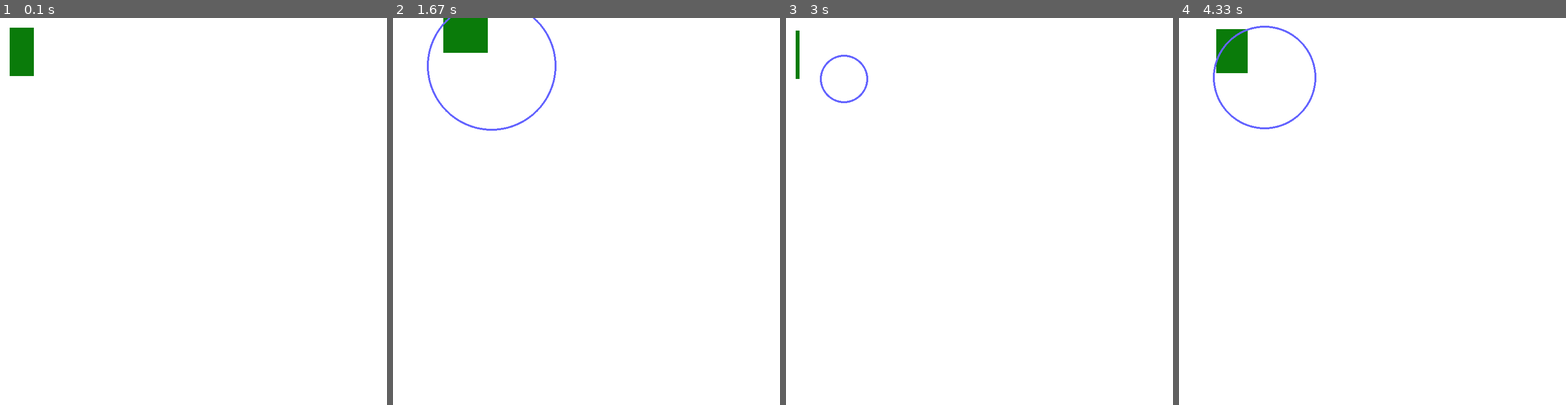
Above: before the commit, frames 1-4 (left to right).
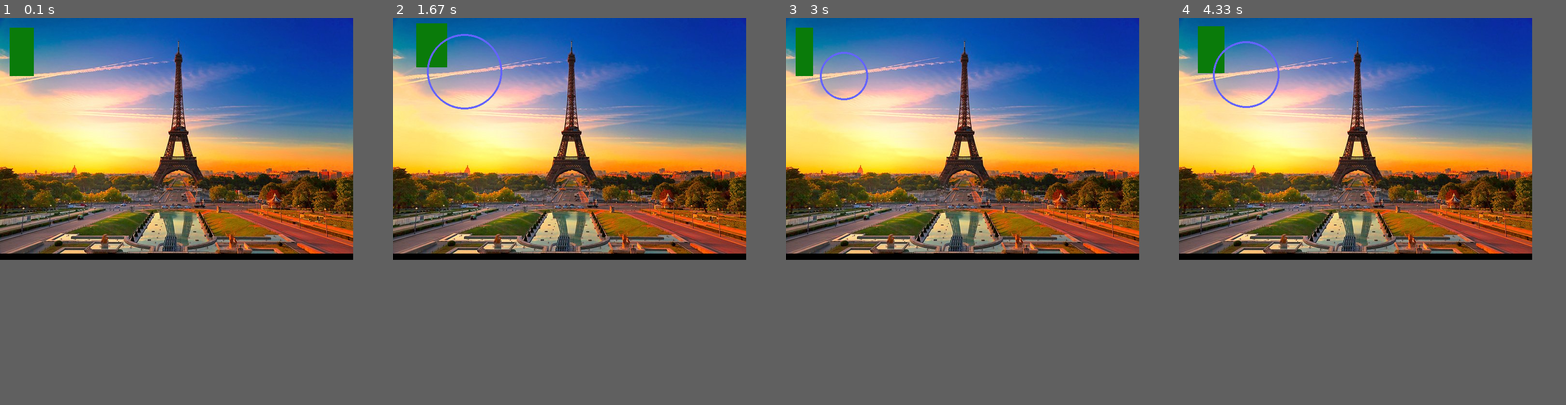
Above: after the commit, the same moments.

Repository: fradkins24/GameDesign
Game: pygame game, started from drawingPygame.py
The game is run twice, just before and just after one commit, with the same random seed, the same clock (stepped at 60 frames per second) and the same inputs.
Inputs:
- Up to frame 1 (0.1 s): no input
- Up to frame 2 (1.67 s): hold Right 0.33-0.8 s; hold Up 0.83-1.13 s; hold W 0.83-1.13 s; hold Right 1.17-1.63 s; hold D 1.17-1.63 s
- Up to frame 3 (3 s): hold Left 1.67-2.2 s; hold A 1.67-2.2 s; hold Down 2.23-2.53 s; hold S 2.23-2.53 s; hold Left 2.57-2.97 s; hold A 2.57-2.97 s
- Up to frame 4 (4.33 s): hold Up 3-3.37 s; hold W 3-3.37 s; hold Right 3.4-4.03 s; hold D 3.4-4.03 s; hold Down from 4.07 s (still down); hold S from 4.07 s (still down)
The window is 800x800 before the commit and 730x500 after it. Grey fills any space a smaller window leaves; there, only what the larger window draws over its background counts as a difference.

The runs differ from the first frame. In frame 1, 56% of the frame differs, in the area x 0-92%, y 0-63%; in frame 2, 57%; in frame 3, 57%; in frame 4, 57%.

Commit message:
11/10/20 we learned how to put pictures into backgrounds

Diff:
--- a/drawingPygame.py
+++ b/drawingPygame.py
@@ -1,13 +1,15 @@
 #Sarah Fradkin
 import pygame, time, sys
 pygame.init()
-WIDTH=800
-HIEGHT=800
+#background pic has to be size of screen
+background=pygame.image.load("francepic.png")
+WIDTH=730
+HIEGHT=500
 screen=pygame.display.set_mode((WIDTH,HIEGHT)) #tuple
 white=(255,255,255)
 red=(255,0,0)
 green=(0,255,0)
-screen.fill(white)
+#screen.fill(white)
 pygame.display.set_caption("My Shapes") #title
 pygame.display.update()
 run =True
@@ -17,6 +19,7 @@
 h=100
 r=50
 while run:
+    screen.blit(background,(0,0))
     for i in pygame.event.get(): #picks up anything that happens on screen
         if i.type == pygame.QUIT: #leaves game
             run=False
@@ -24,7 +27,9 @@
     #we are going to move out rectangle around
     keyboardKey=pygame.key.get_pressed()
     #check what key was pressed
-    speed=3
+    speed=1
+    # jump=15
+    # j=y
     if keyboardKey[pygame.K_LEFT] and x>0: #subtract from x
         x-=speed
         r-=speed
@@ -43,7 +48,14 @@
         h-=speed
     if keyboardKey[pygame.K_s] and y+h<HIEGHT:
         h+=speed
-    screen.fill(white)
+    # if keyboardKey[pygame.K_j] and y>0:
+    #     pygame.key.set_repeat()
+    #     y-=jump
+    #     pygame.time.delay(1000)
+        #y=j
+
+    #screen.fill(white)
+    #screen.blit(picname,(x,y))
     pygame.draw.rect(screen,(10,123,10),(x,y, w,h))
     pygame.display.update()
     #                 window     color        x, y   radius thickness
Binary file added: francepic.png
